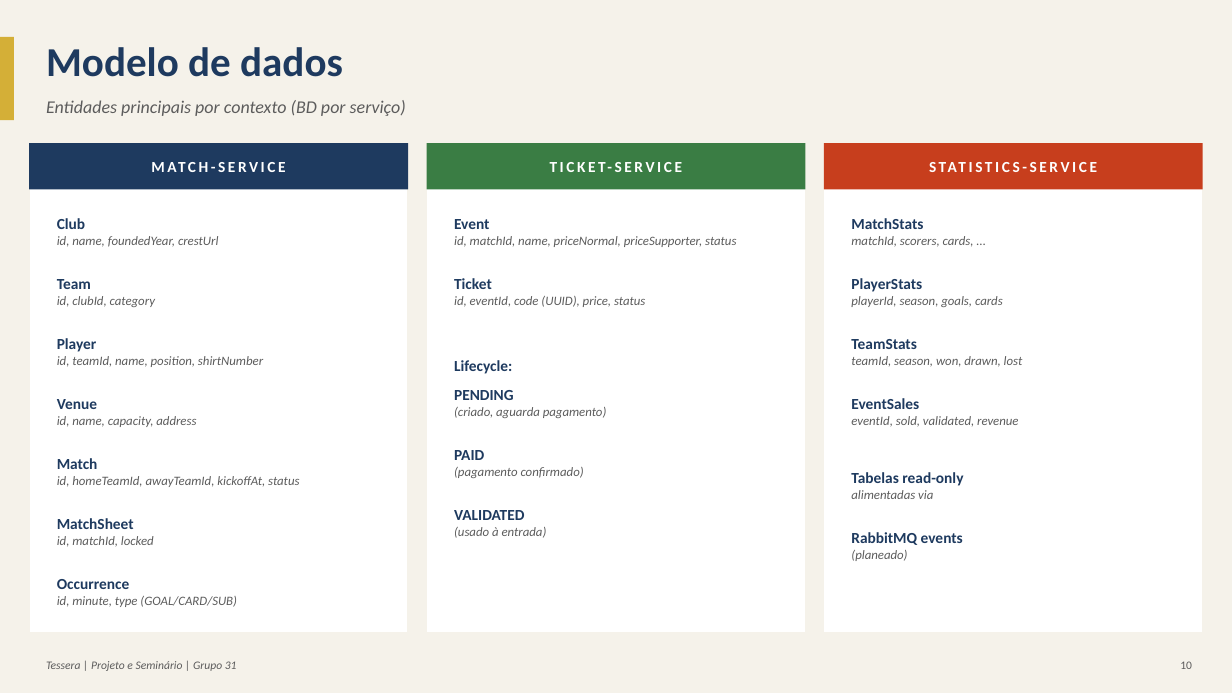
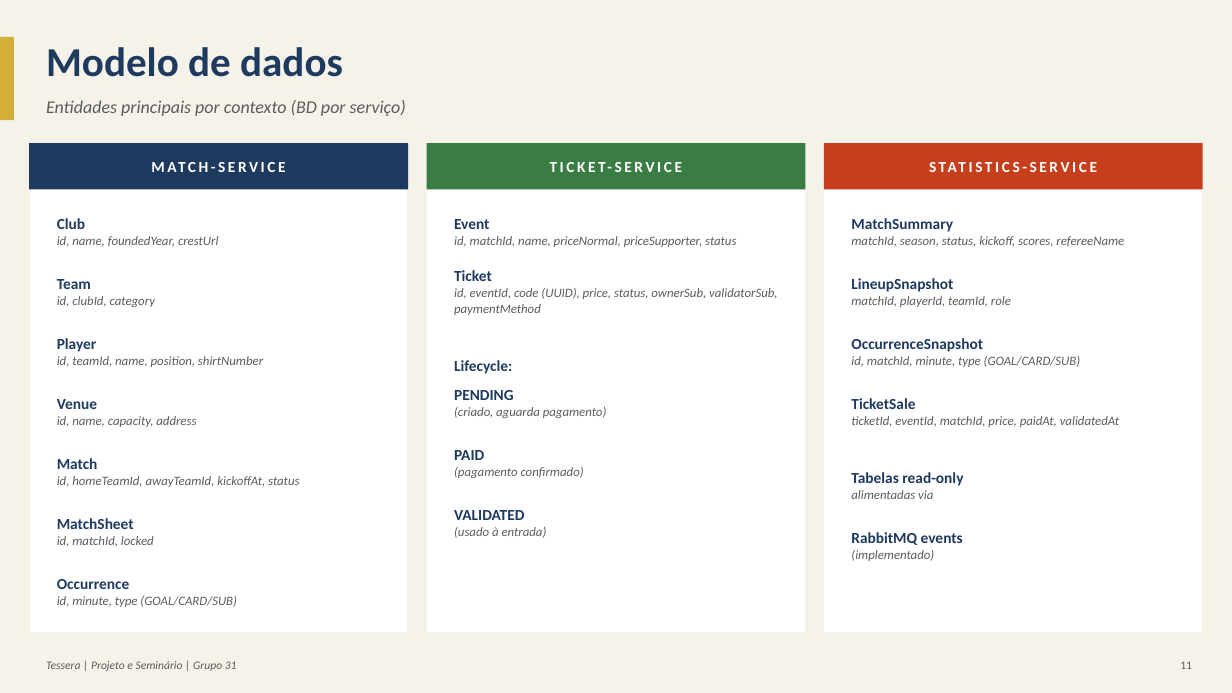
Before and after one commit to bruno-pinto-git/tessera, a slide deck: slide 11 of docs/apG31.pptx (slide 10 before the commit). Drawn at 1232x693 pixels with LibreOffice and Linux fonts; fonts in the diff are those of the drawing. Boxes give left, top, right and bottom in pixels: in the first picture for what was removed or moved away, otherwise in the second. Text is boxed around its words. In the diff, an @@ line names an element or a change of style, - is before the commit and + after.

```diff
--- a/docs/apG31.pptx
+++ b/docs/apG31.pptx
@@ text at (851,218,1124,247): text changed @@
-MatchStats
-matchId, scorers, cards, ...
+MatchSummary
+matchId, season, status, kickoff, scores, refereeName
@@ text at (454,288,778,315): text changed @@
-id, eventId, code (UUID), price, status
+id, eventId, code (UUID), price, status, ownerSub, validatorSub, paymentMethod
@@ text at (851,278,1011,307): text changed @@
-PlayerStats
-playerId, season, goals, cards
+LineupSnapshot
+matchId, playerId, teamId, role
@@ text at (851,338,1081,367): text changed @@
-TeamStats
-teamId, season, won, drawn, lost
+OccurrenceSnapshot
+id, matchId, minute, type (GOAL/CARD/SUB)
@@ text at (851,398,1119,427): text changed @@
-EventSales
-eventId, sold, validated, revenue
+TicketSale
+ticketId, eventId, matchId, price, paidAt, validatedAt
@@ text at (851,550,934,561): text changed @@
-(planeado)
+(implementado)
@@ text at (1180,661,1192,669): text changed @@
-10
+11
```
Also in this commit, not shown: 7 other slides changed, 1 slide added, 1 other file.
